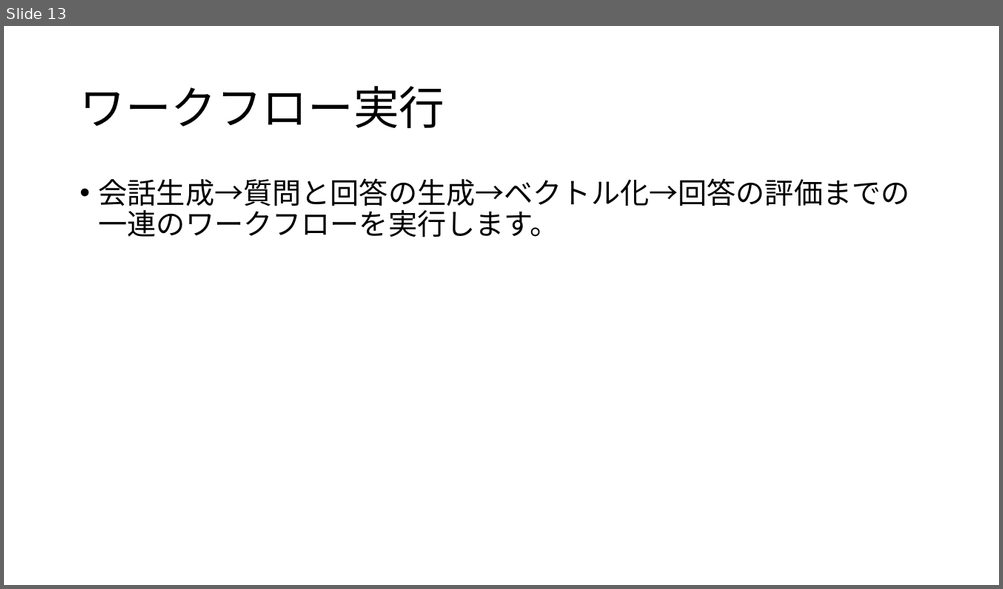
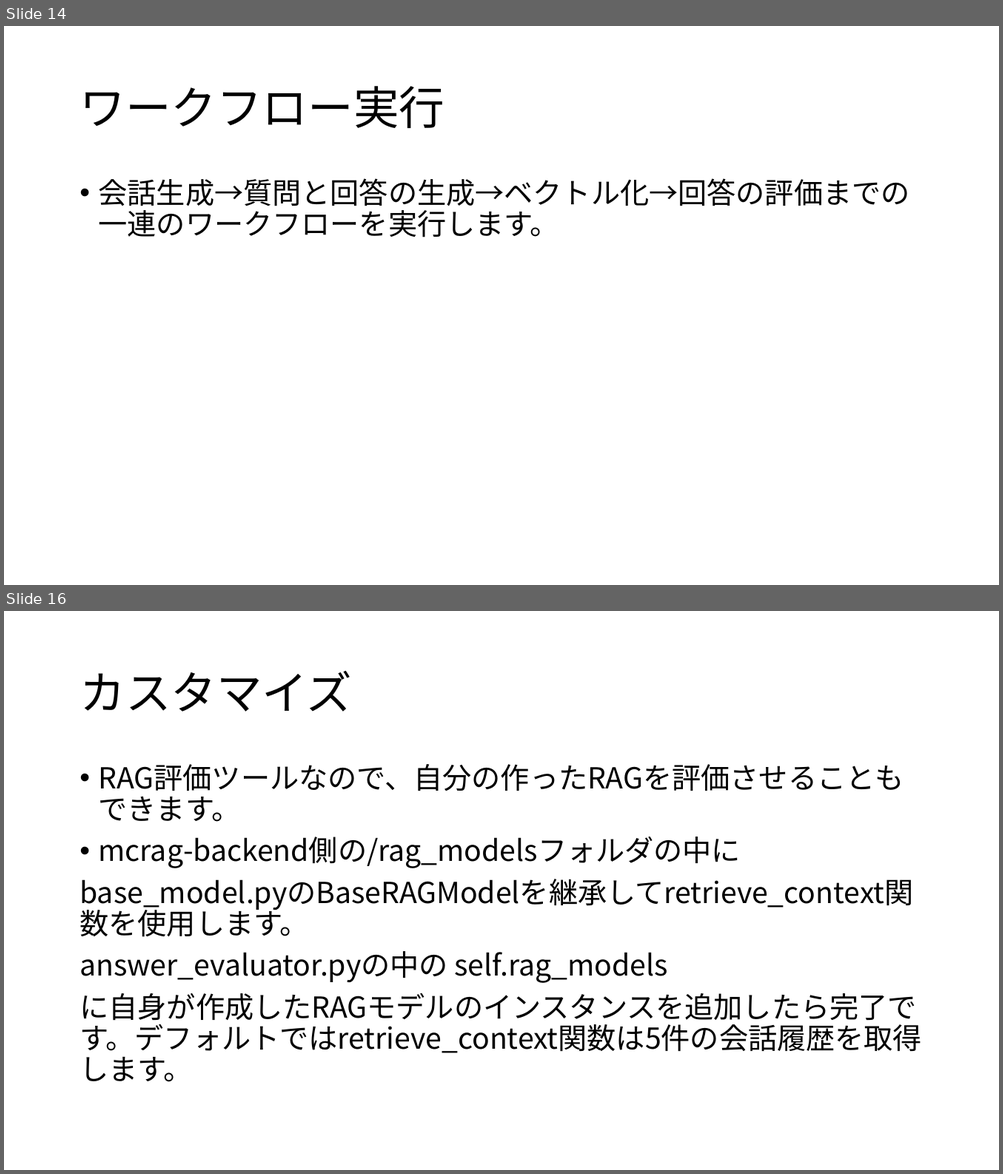
Before and after one commit to flymywife/Meta-CommunicationRAG, a slide deck: mcrag-app-mcp/sample/MCRAG_mcp_マニュアル.pptx. Shown one above the other, each under a label of ours: slide 13 before the commit, slides 14 and 16 after it; the slides between them are not shown. The pictures are 1003x589 and 1003x1174 pixels, drawn with LibreOffice and Linux fonts; fonts in the diff are those of the drawing. Boxes give left, top, right and bottom in pixels: in the first picture for what was removed or moved away, otherwise in the second. Text is boxed around its words. In the diff, an @@ line names an element or a change of style, - is before the commit and + after.

```diff
--- a/mcrag-app-mcp/sample/MCRAG_mcp_マニュアル.pptx
+++ b/mcrag-app-mcp/sample/MCRAG_mcp_マニュアル.pptx
@@ slide 16 added at <box>4,611,999,1170</box>, background #FFFFFF @@
@@ title added at <box>79,671,352,712</box>, 44 pt, text #000000 @@
+カスタマイズ
@@ text added at <box>79,764,922,1082</box>, 28 pt, text #000000 @@
+• RAG評価ツールなので、自分の作ったRAGを評価させることもできます。
+• mcrag-backend側の/rag_modelsフォルダの中に
+base_model.pyのBaseRAGModelを継承してretrieve_context関数を使用します。
+answer_evaluator.pyの中の self.rag_models
+に自身が作成したRAGモデルのインスタンスを追加したら完了です。デフォルトではretrieve_context関数は5件の会話履歴を取得します。
@@ what was slide 13 is now slide 14 @@
```
Also in this commit, not shown: 3 slides changed, 1 other slide added, 15 other files.
